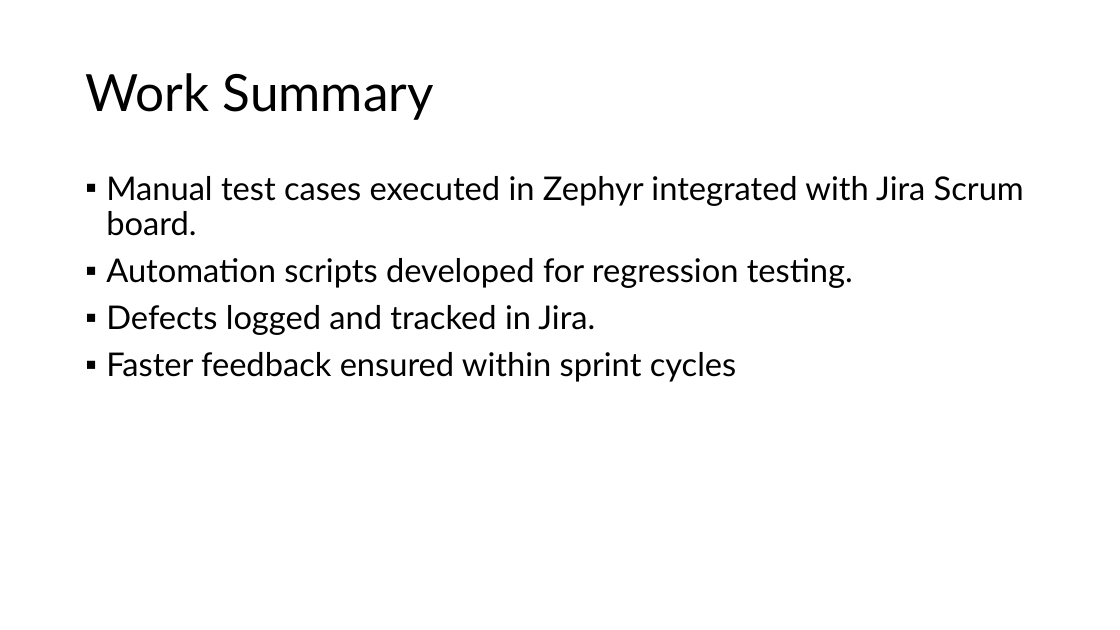
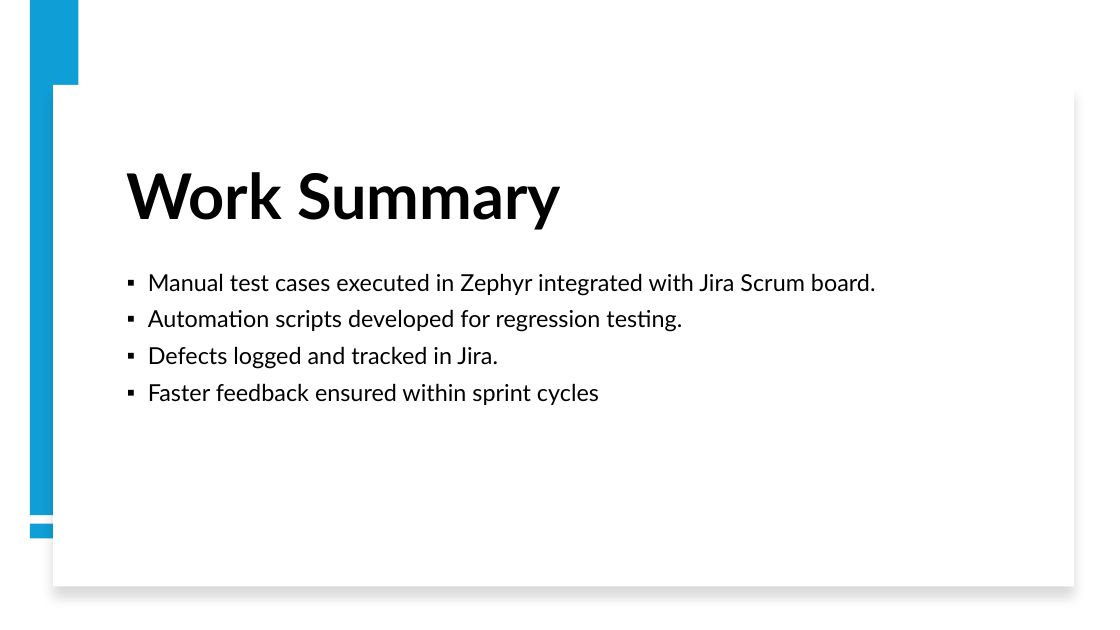
Before and after one commit to kirankumar792001/SauceDemo_CapstoneProject, a slide deck: slide 12 of PPT.pptx (slide 8 before the commit). Drawn at 1120x630 pixels with LibreOffice and Linux fonts; fonts in the diff are those of the drawing. Boxes give left, top, right and bottom in pixels: in the first picture for what was removed or moved away, otherwise in the second. Text is boxed around its words. In the diff, an @@ line names an element or a change of style, - is before the commit and + after.

```diff
--- a/PPT.pptx
+++ b/PPT.pptx
@@ rectangle added at [30, 0, 79, 515], fill #0F9ED5 @@
@@ rectangle added at [53, 85, 1074, 586], fill #FFFFFF @@
@@ title "Work Summary": place and size @@
-title "Work Summary" at [85, 73, 434, 120]
+title "Work Summary" at [126, 172, 561, 230]
@@ title "Work Summary" at [126, 172, 561, 230]: size 44 to 54 pt, bold on; vertical alignment middle to bottom @@
@@ text "Manual test cases executed in ...": place and size @@
-text "Manual test cases executed in ..." at [106, 176, 1024, 382]
+text "Manual test cases executed in ..." at [148, 273, 876, 405]
@@ text "Manual test cases executed in ..." at [148, 273, 876, 405]: size 28 to 20 pt @@
@@ rectangle added at [30, 523, 79, 538], fill #0F9ED5 @@
```
Also in this commit, not shown: 12 other slides changed, 1 slide added.
